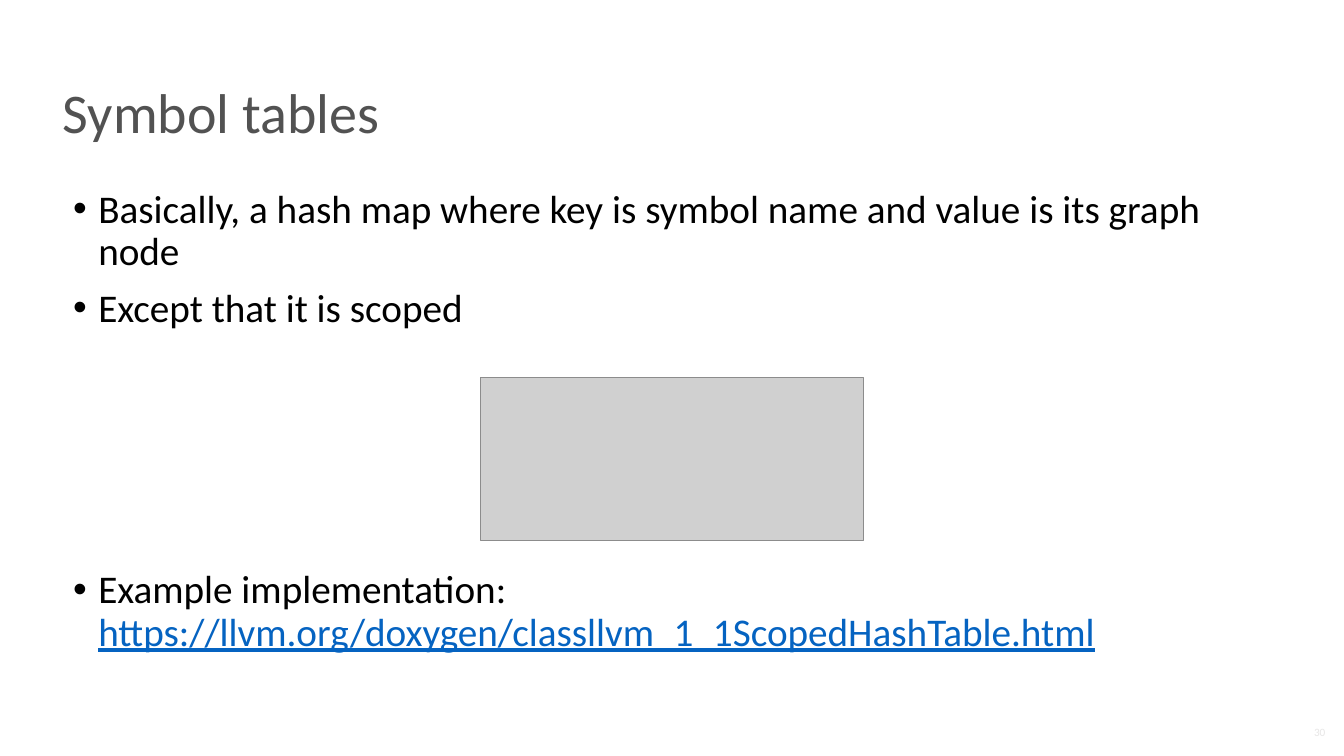
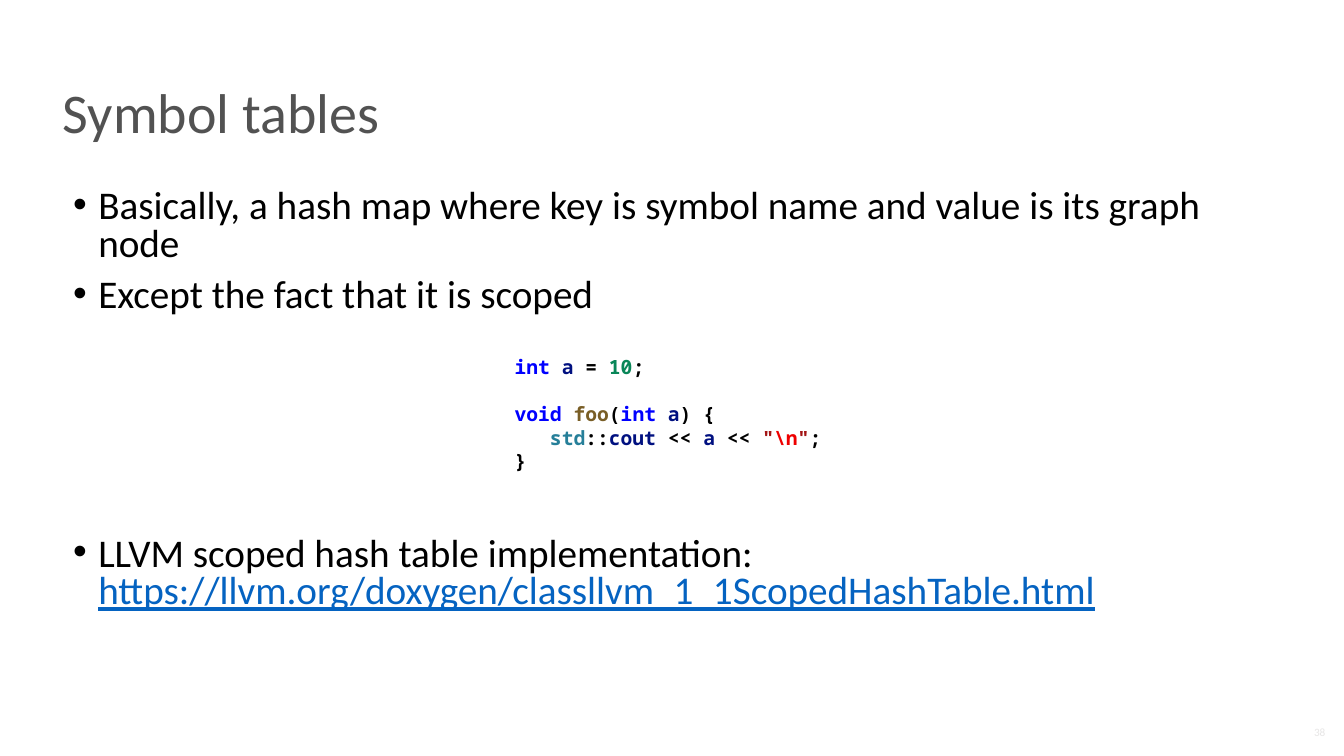
Before and after one commit to NN-complr-tech/Complr-course-lectures, a slide deck: slide 38 of 02-Frontend.pptx (slide 30 before the commit). Drawn at 1344x756 pixels with LibreOffice and Linux fonts; fonts in the diff are those of the drawing; grey boxes stand for pictures. Boxes give left, top, right and bottom in pixels: in the first picture for what was removed or moved away, otherwise in the second. Text is boxed around its words. In the diff, an @@ line names an element or a change of style, - is before the commit and + after.

```diff
--- a/02-Frontend.pptx
+++ b/02-Frontend.pptx
@@ text at <box>98,191,1200,258</box>: line spacing 0.9 to 0.8 @@
@@ text at <box>98,280,1094,611</box>: text changed; text colour #0563C1 to #000000 @@
-• Except that it is scoped
-• Example implementation: https://llvm.org/doxygen/classllvm_1_1ScopedHashTable.html
+• Except the fact that it is scoped
+• LLVM scoped hash table implementation: https://llvm.org/doxygen/classllvm_1_1ScopedHashTable.html
@@ text added at <box>515,358,821,448</box>, 14 pt, text #000000, bold @@
+int a = 10;
+void foo(int a) {
+std::cout << a << "\n";
+}
@@ picture removed at <box>481,378,863,540</box> @@
```
Also in this commit, not shown: 19 other slides changed, 9 slides added.
